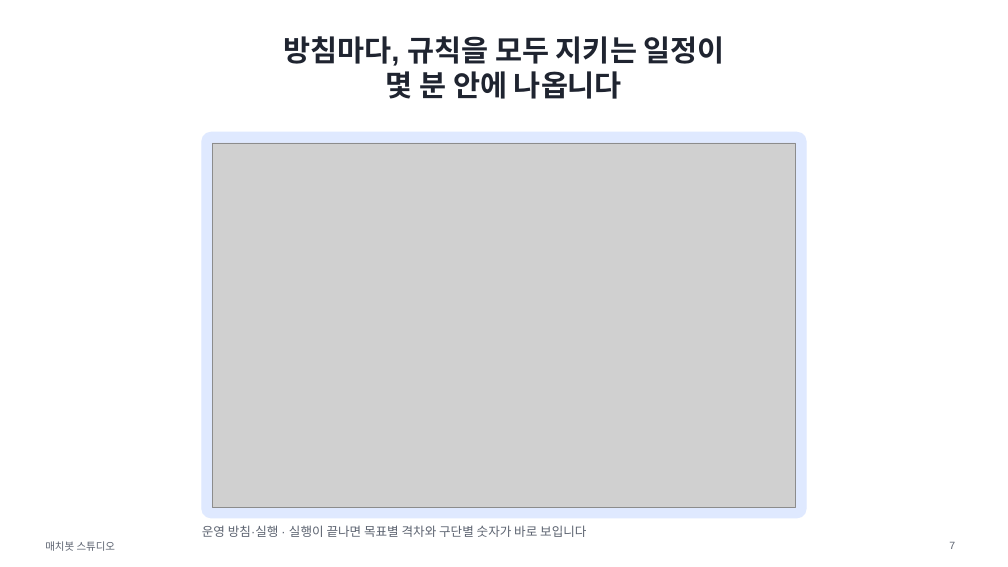
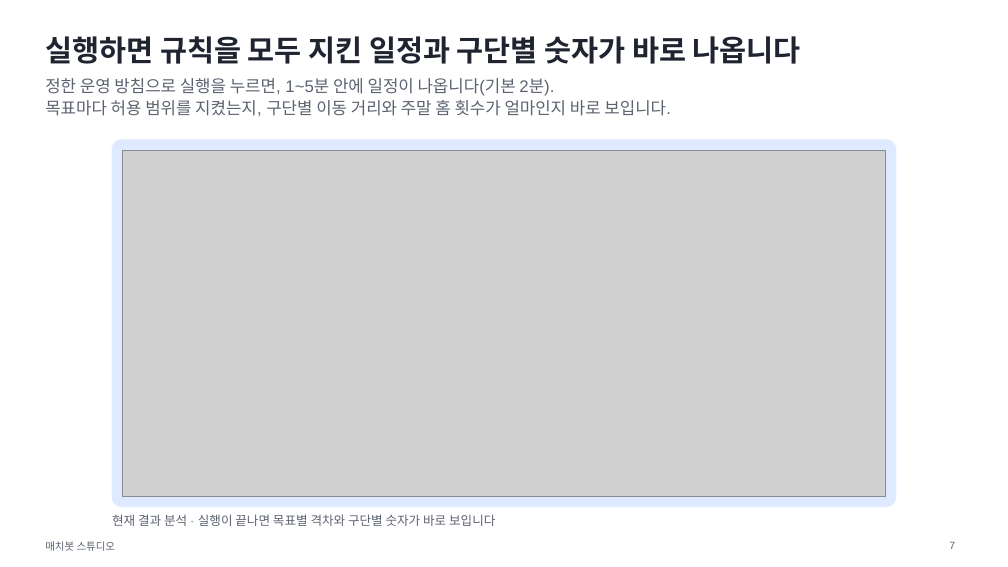
Before and after one commit to drimdrim2002/kbo-scheduler, a slide deck: slide 7 of docs/deck/matchbot-talk.pptx. Drawn at 1008x567 pixels with LibreOffice and Linux fonts; fonts in the diff are those of the drawing; grey boxes stand for pictures. Boxes give left, top, right and bottom in pixels: in the first picture for what was removed or moved away, otherwise in the second. Text is boxed around its words. In the diff, an @@ line names an element or a change of style, - is before the commit and + after.

```diff
--- a/docs/deck/matchbot-talk.pptx
+++ b/docs/deck/matchbot-talk.pptx
@@ title at (x1=45, y1=36, x2=801, y2=64): text changed @@
-방침마다, 규칙을 모두 지키는 일정이
-몇 분 안에 나옵니다
+실행하면 규칙을 모두 지킨 일정과 구단별 숫자가 바로 나옵니다
@@ text added at (x1=45, y1=78, x2=671, y2=116), 16 pt, text #5C6370 @@
+정한 운영 방침으로 실행을 누르면, 1~5분 안에 일정이 나옵니다(기본 2분).
+목표마다 허용 범위를 지켰는지, 구단별 이동 거리와 주말 홈 횟수가 얼마인지 바로 보입니다.
@@ rounded rectangle resized from (x1=202, y1=132, x2=806, y2=518) to (x1=112, y1=140, x2=896, y2=507) @@
@@ rounded rectangle at (x1=112, y1=140, x2=896, y2=507): proportions changed @@
@@ picture resized from (x1=212, y1=143, x2=796, y2=507) to (x1=123, y1=150, x2=885, y2=496) @@
@@ text at (x1=112, y1=514, x2=495, y2=526): text changed @@
-운영 방침·실행 · 실행이 끝나면 목표별 격차와 구단별 숫자가 바로 보입니다
+현재 결과 분석 · 실행이 끝나면 목표별 격차와 구단별 숫자가 바로 보입니다
```
Also in this commit, not shown: 7 other slides changed, 4 slides added, 6 slides removed, 9 other files.
